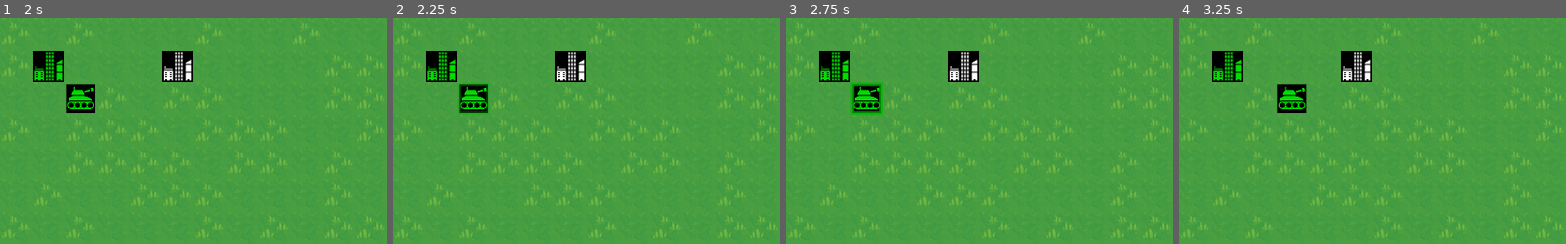
Above: before the commit, frames 1-4 (left to right).
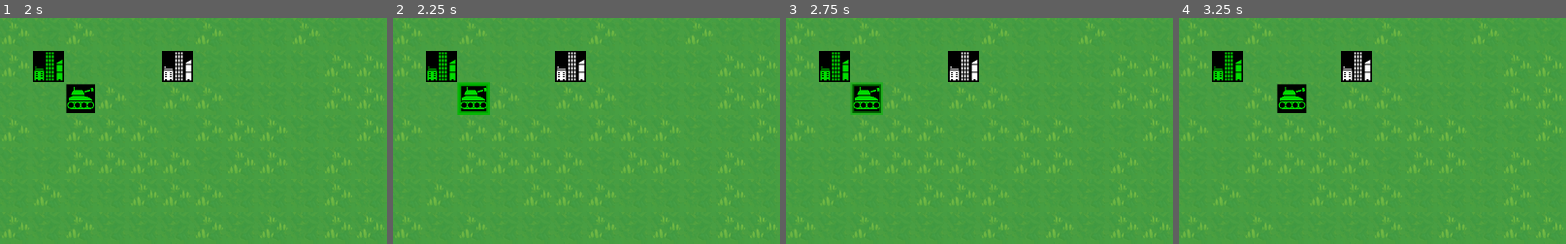
Above: after the commit, the same moments.

Repository: greenmoss/tankies
Game: Godot game, scene res://main.tscn
Two runs of this game, one before a commit and one after it. Both use one fixed random seed, a clock stepped at 60 frames per second and the inputs below.
Inputs (mouse positions are % of the whole screen's width and height, from its top left):
- Up to frame 1 (2 s): click "Got it. Let's go!" at 0.5 s; tap Enter at 1.25 s; move the mouse to (90, 82) at 1.27 s; press the mouse at (90, 82) at 1.28 s; hold Right (right) from 1.28 s (still down)
- Up to frame 2 (2.25 s): tap Space at 2 s; move the mouse to (10, 18) at 2.02 s; release Right (right) at 2.03 s; release the mouse at (10, 18) at 2.03 s; hold Down (down) from 2.03 s (still down); click (10, 18) at 2.1 s
- Up to frame 3 (2.75 s): keep holding Down (down)
- Up to frame 4 (3.25 s): tap Enter at 2.75 s; move the mouse to (60, 28) at 2.77 s; release Down (down) at 2.78 s; press the mouse at (60, 28) at 2.78 s; hold Right (right) from 2.78 s (still down)
The pictures show only the part of the screen within x 0-50%, y 0-50%; the shares and areas given below are measured in that part.

Frame 1 is identical in both runs. In frame 2, 0.5% of the frame differs, in the area x 16-26%, y 28-43%; in frame 3, 0.2%; in frame 4, nothing differs.

Commit message:
Add cursor cooldown timer
When we move, disable cursor and use timer to "cool down" until we
display it again.

Diff:
--- a/unit/cursor.gd
+++ b/unit/cursor.gd
@@ -11,11 +11,12 @@
     # animate alpha
     if time < duration:
         time += delta
-        modulate.a = lerp(0.25, 1.0, time / duration)
+        modulate.a = lerp(1.0, 0.25, time / duration)
     else:
         time = 0
 
 func activate():
+    time = 0
     visible = true
 
 func deactivate():
--- a/unit/unit.gd
+++ b/unit/unit.gd
@@ -119,12 +119,8 @@
     await tween.finished
     moving = false
 
-    # TODO: figure out how to delay cursor activation
-    # if I do this here:
-    #await get_tree().create_timer(0.5).timeout
-    # it delays the tween animation, and stacks resets
-    # which is not what we want
     if selected:
+        await $Cursor/CooldownTimer.timeout
         $Cursor.activate()
 
     if(in_city != null):
--- a/unit/unit.tscn
+++ b/unit/unit.tscn
@@ -31,6 +31,9 @@
 texture = ExtResource("4_amcrf")
 script = ExtResource("5_rhdgt")
 
+[node name="CooldownTimer" type="Timer" parent="Cursor"]
+autostart = true
+
 [node name="RayCast2D" type="RayCast2D" parent="."]
 collide_with_areas = true
 
